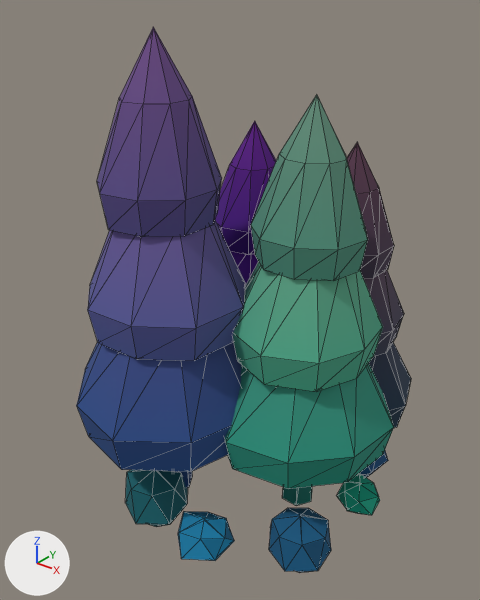
An edit to the glTF model assets/models/vegetation/spruce_02.glb, drawn before and after from the same camera.
Before and after are seen from a camera (50 mm lens) standing at (0.999, -1.316, 1.476) and looking at (-0.03, -0.03, 0.679). Lighting does not change. The marker at lower left points along +X, +Y and +Z. The older version comes first. Mesh edges are drawn as thin lines. Vertices at exactly the same position are counted once.

The older version as bpy lines, for what is in view:
```python
me_spruce_02 = bpy.data.meshes.new('spruce_02')
me_spruce_02.from_pydata(...)  # 604 vertices, 1112 faces; spans x -0.417..0.417, y -0.47..0.47, z 0.0..1.377
# faces by material slot: [80, 578, 316, 138]
me_spruce_02.materials.append(mat_r13_lush_bark)
me_spruce_02.materials.append(mat_r13_lush_needles)
me_spruce_02.materials.append(mat_r13_lush_tips)
me_spruce_02.materials.append(mat_r13_lush_stone)
ob_spruce_02 = bpy.data.objects.new('spruce_02', me_spruce_02)
ob_spruce_02.location = (0.0, 0.0, 0.0)
```
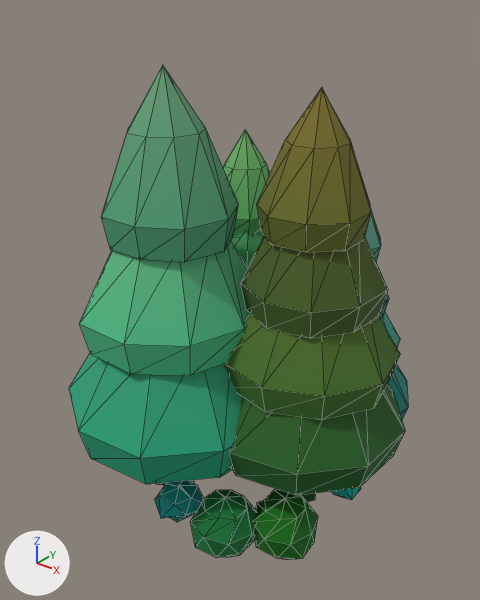
Boxes (x1, y1, x2, y2) around the edits, measured in the pictures (480 x 600 px; the box of a moved part takes in the faces that stretch with it):
'spruce_02', reshaped (9% shorter)
    before: (77, 27, 411, 573)
    after: (69, 65, 408, 560)
part 1 of me_spruce_02, added (mostly hidden)
    after: (301, 493, 316, 502)
part 2 of me_spruce_02, rebuilt (not visible afterwards)
    before: (359, 450, 388, 478)
part 3 of me_spruce_02, rebuilt (9% taller)
    before: (269, 508, 331, 573)
    after: (254, 489, 318, 560)
part 4 of me_spruce_02, rebuilt
    before: (233, 262, 383, 392)
    after: (241, 236, 388, 338)
part 5 of me_spruce_02, rebuilt (11% shorter)
    before: (251, 95, 368, 281)
    after: (257, 87, 371, 252)
part 6 of me_spruce_02, rebuilt
    before: (230, 251, 258, 286)
    after: (231, 231, 264, 269)
part 7 of me_spruce_02, rebuilt
    before: (77, 342, 241, 472)
    after: (69, 353, 242, 484)
part 8 of me_spruce_02, rebuilt (mostly hidden afterwards)
    before: (363, 270, 404, 356)
    after: (379, 295, 389, 319)
part 9 of me_spruce_02, rebuilt
    before: (215, 121, 276, 255)
    after: (223, 129, 270, 237)
part 10 of me_spruce_02, rebuilt (10% wider, 6% shorter)
    before: (97, 27, 222, 237)
    after: (101, 65, 238, 262)
part 11 of me_spruce_02, rebuilt
    before: (369, 342, 411, 428)
    after: (388, 364, 408, 419)
part 12 of me_spruce_02, rebuilt
    before: (88, 220, 245, 361)
    after: (79, 241, 249, 376)
part 13 of me_spruce_02, rebuilt (12% shorter)
    before: (224, 363, 394, 489)
    after: (229, 384, 405, 495)
part 14 of me_spruce_02, rebuilt
    before: (347, 142, 394, 278)
    after: (365, 207, 381, 262)
part 15 of me_spruce_02, deleted (cyan)
    before: (282, 486, 312, 506)
part 16 of me_spruce_02, moved or reshaped
    before: (126, 470, 380, 561)
    after: (155, 312, 400, 558)

What changed in the scene script:
```text
Change me_spruce_02:
    remove me_spruce_02.from_pydata(...)  # 604 vertices, 1112 faces; spans x -0.417..0.417, y -0.47..0.47, z 0.0..1.377
    add me_spruce_02.from_pydata(...)  # 789 vertices, 1466 faces; spans x -0.439..0.439, y -0.47..0.47, z 0.0..1.296
    me_spruce_02 part 1: a new loose piece, a 6-sided cut cone along z (radius 0.05 at the low end, 0.037 at the high end) spanning x 0.132..0.231, y -0.047..0.04, z 0.098..0.526, in mat_r13_lush_bark
    me_spruce_02 part 2: the loose piece of 29 vertices spanning x 0.112..0.301, y 0.169..0.37, z 0.001..0.192 is rebuilt with 41 vertices and now spans x 0.047..0.262, y 0.134..0.348, z 0.0..0.209
    me_spruce_02 part 3: the loose piece of 29 vertices spanning x 0.179..0.366, y -0.254..-0.056, z 0.009..0.18 is rebuilt with 41 vertices and now spans x 0.121..0.308, y -0.239..-0.042, z 0.011..0.198, in mat_r13_lush_tips
    me_spruce_02 part 4: the loose piece of 28 vertices spanning x -0.03..0.359, y -0.215..0.172, z 0.576..1.014 is rebuilt with 28 vertices and now spans x -0.01..0.356, y -0.177..0.172, z 0.711..1.079, in mat_r13_lush_needles
    me_spruce_02 part 5: the loose piece of 28 vertices spanning x 0.034..0.318, y -0.142..0.128, z 0.844..1.242 is rebuilt with 28 vertices and now spans x 0.035..0.311, y -0.144..0.137, z 0.915..1.257, in mat_r13_lush_tips
    me_spruce_02 part 6: the loose piece of 28 vertices spanning x -0.322..0.023, y 0.007..0.363, z 0.523..0.914 is rebuilt with 28 vertices and now spans x -0.337..-0.02, y 0.039..0.34, z 0.621..0.935, in mat_r13_lush_needles
    me_spruce_02 part 7: the loose piece of 28 vertices spanning x -0.417..0.128, y -0.47..0.109, z 0.334..0.868 is rebuilt with 28 vertices and now spans x -0.439..0.161, y -0.47..0.129, z 0.305..0.812
    me_spruce_02 part 8: the loose piece of 28 vertices spanning x -0.025..0.309, y 0.071..0.405, z 0.511..0.891 is rebuilt with 28 vertices and now spans x -0.028..0.26, y 0.101..0.391, z 0.59..0.885, in mat_r13_lush_needles
    me_spruce_02 part 9: the loose piece of 28 vertices spanning x -0.276..-0.032, y 0.06..0.307, z 0.762..1.117 is rebuilt with 28 vertices and now spans x -0.3..-0.074, y 0.08..0.303, z 0.795..1.086, in mat_r13_lush_tips
    me_spruce_02 part 10: the loose piece of 28 vertices spanning x -0.315..-0.003, y -0.347..-0.024, z 0.933..1.377 is rebuilt with 28 vertices and now spans x -0.316..0.037, y -0.332..0.008, z 0.873..1.296
    me_spruce_02 part 11: the loose piece of 28 vertices spanning x -0.059..0.373, y 0.022..0.47, z 0.279..0.693 is rebuilt with 28 vertices and now spans x -0.076..0.366, y 0.033..0.47, z 0.262..0.6
    me_spruce_02 part 12: the loose piece of 28 vertices spanning x -0.378..0.073, y -0.397..0.025, z 0.633..1.122 is rebuilt with 28 vertices and now spans x -0.375..0.088, y -0.402..0.077, z 0.589..1.054
    me_spruce_02 part 13: the loose piece of 28 vertices spanning x -0.078..0.417, y -0.263..0.233, z 0.308..0.786 is rebuilt with 28 vertices and now spans x -0.094..0.439, y -0.274..0.261, z 0.303..0.724
    me_spruce_02 part 14: the loose piece of 28 vertices spanning x 0.019..0.262, y 0.126..0.373, z 0.744..1.088 is rebuilt with 28 vertices and now spans x 0.005..0.23, y 0.146..0.357, z 0.753..1.028, in mat_r13_lush_tips
    me_spruce_02 part 15: the loose piece of 12 vertices spanning x 0.123..0.221, y -0.052..0.034, z 0.09..0.51 is deleted
    me_spruce_02 part 16: 186 vertices removed from x -0.415..0.383, y -0.397..0.423, z 0.0..0.559; 323 vertices added at x -0.378..0.415, y -0.333..0.436, z 0.003..0.901
    other edits to the shape of me_spruce_02 do not show in these pictures
```
